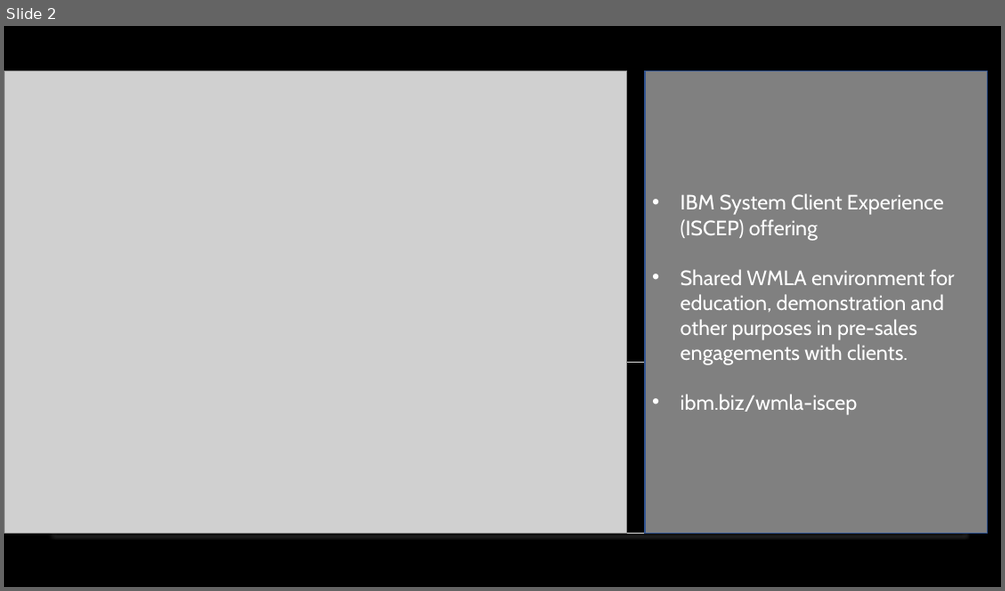
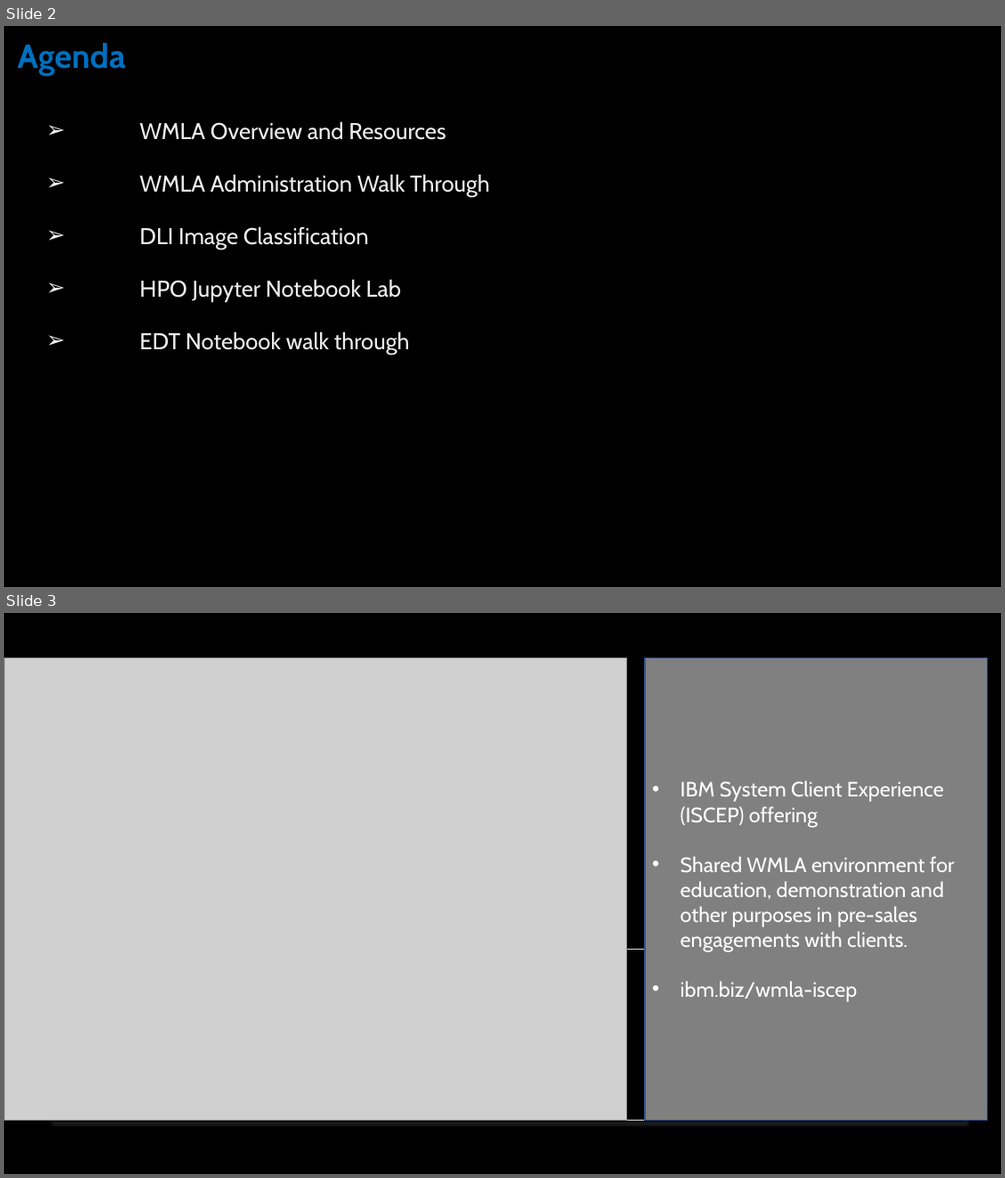
Before and after one commit to IBM/wmla-learning-path, a slide deck: AI Systems College - WMLA overview.pptx. Shown one above the other, each under a label of ours: slide 2 before the commit, slides 2 and 3 after it. The pictures are 1005x591 and 1005x1178 pixels, drawn with LibreOffice and Linux fonts; fonts in the diff are those of the drawing; grey boxes stand for pictures. Boxes give left, top, right and bottom in pixels: in the first picture for what was removed or moved away, otherwise in the second. Text is boxed around its words. In the diff, an @@ line names an element or a change of style, - is before the commit and + after.

Commit message:
update ppt for class2

```diff
--- a/AI Systems College - WMLA overview.pptx
+++ b/AI Systems College - WMLA overview.pptx
@@ slide 2 added at bbox=[4, 26, 1001, 587], background #000000 @@
@@ title added at bbox=[17, 43, 125, 75], 32 pt, text #0070C0, bold @@
+Agenda
@@ text added at bbox=[139, 121, 489, 354], 22 pt, text #EDEDED @@
+➢ WMLA Overview and Resources
+➢ WMLA Administration Walk Through
+➢ DLI Image Classification
+➢ HPO Jupyter Notebook Lab
+➢ EDT Notebook walk through
@@ what was slide 2 is now slide 3 @@
```
Also in this commit, not shown: 1 slide changed, 2 other slides added, 1 slide removed.
